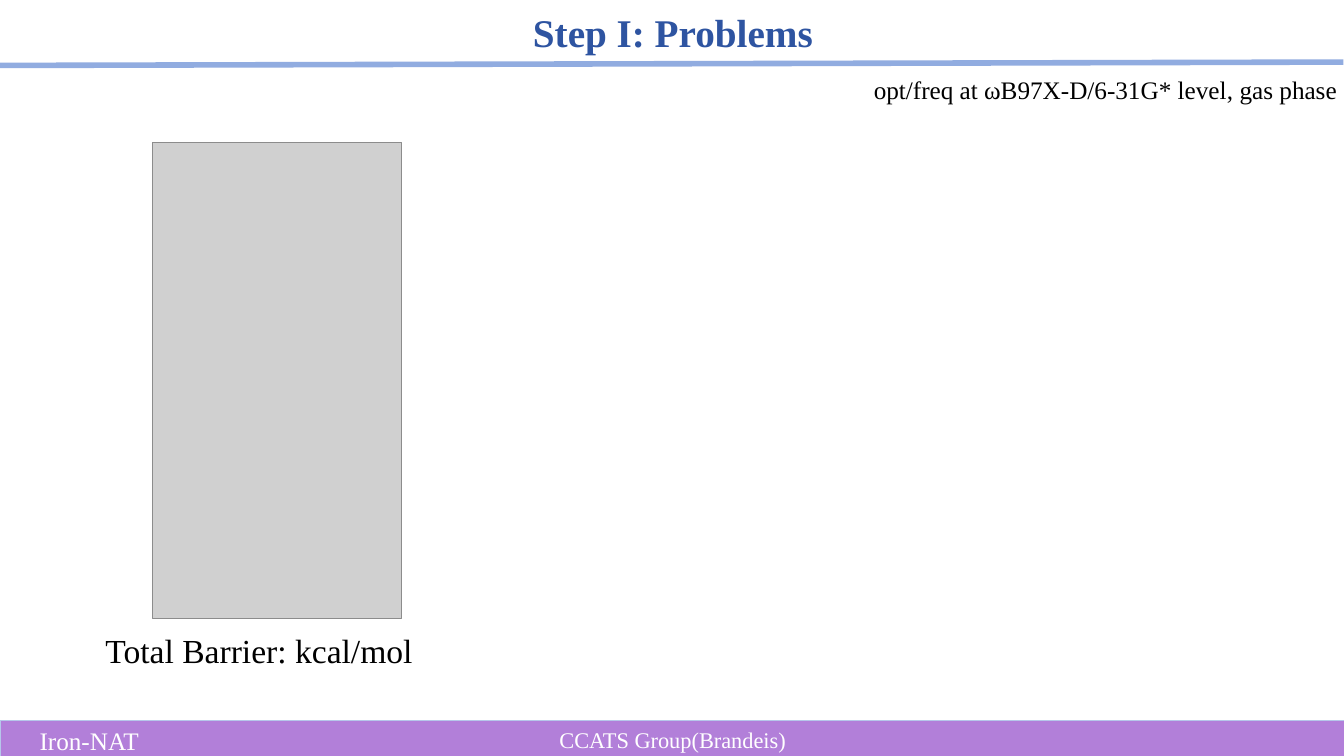
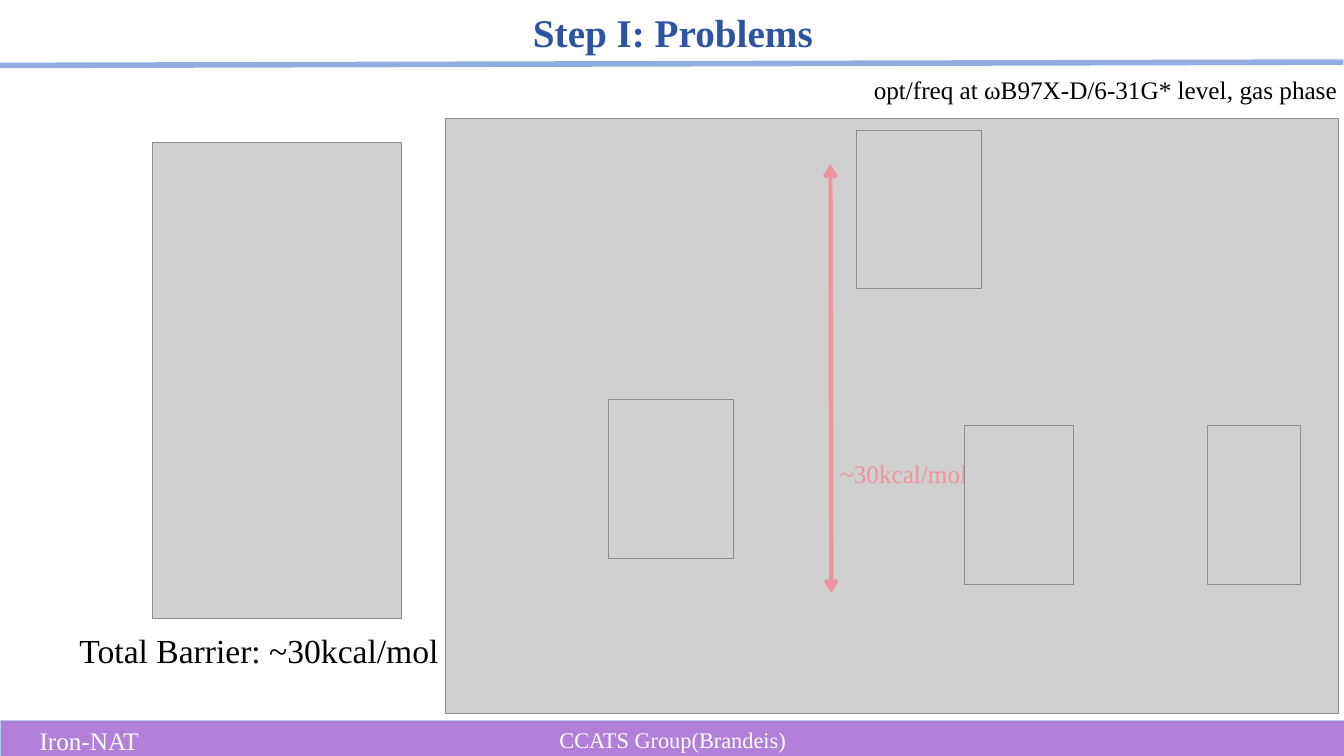
Before and after one commit to MoriyaSuwako2524/chemlab, a slide deck: slide 8 of notes/Fe-NAT.pptx. Drawn at 1344x756 pixels with LibreOffice and Linux fonts; fonts in the diff are those of the drawing; grey boxes stand for pictures. Boxes give left, top, right and bottom in pixels: in the first picture for what was removed or moved away, otherwise in the second. Text is boxed around its words. In the diff, an @@ line names an element or a change of style, - is before the commit and + after.

```diff
--- a/notes/Fe-NAT.pptx
+++ b/notes/Fe-NAT.pptx
@@ picture added at box(446, 118, 1339, 714) @@
@@ picture added at box(857, 130, 982, 288) @@
@@ double arrow added from (831, 164) to (832, 593), #EF949E 3 pt @@
@@ picture added at box(609, 399, 734, 558) @@
@@ picture added at box(965, 425, 1074, 584) @@
@@ picture added at box(1208, 425, 1301, 584) @@
@@ text added at box(840, 463, 967, 489), 18 pt, text #EF949E @@
+~30kcal/mol
@@ text at box(79, 639, 438, 664): text changed @@
-Total Barrier: kcal/mol
+Total Barrier: ~30kcal/mol
```
Also in this commit, not shown: 2 other slides changed, 3 other files.
